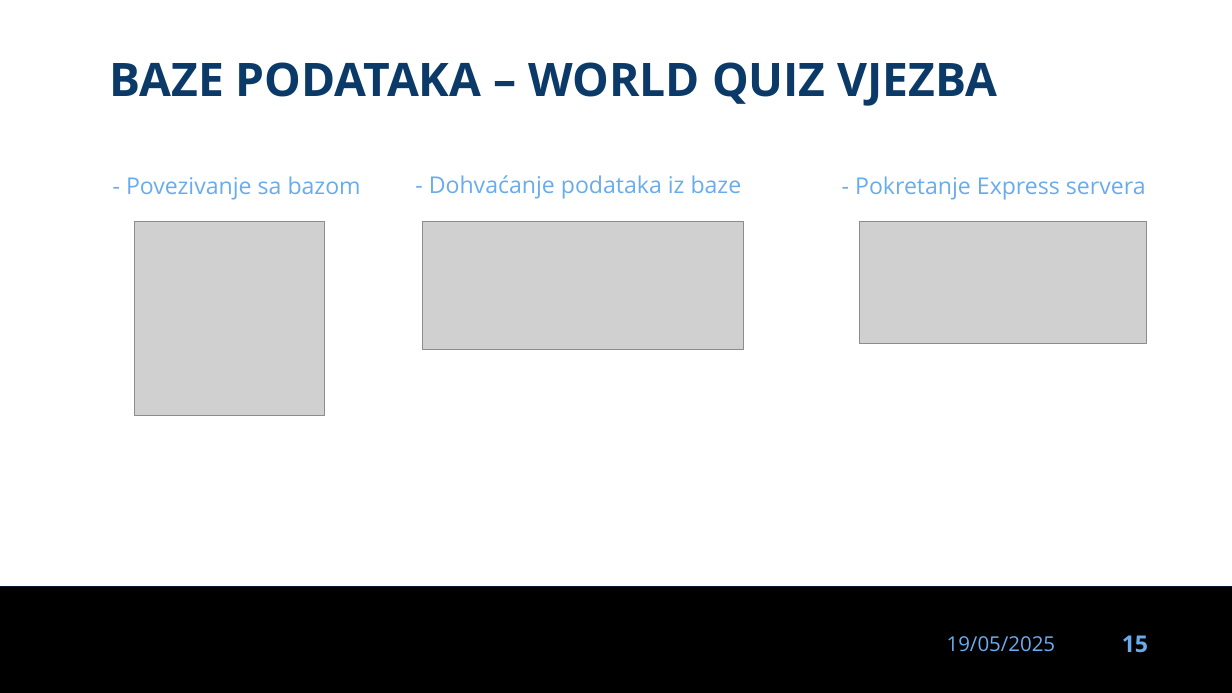
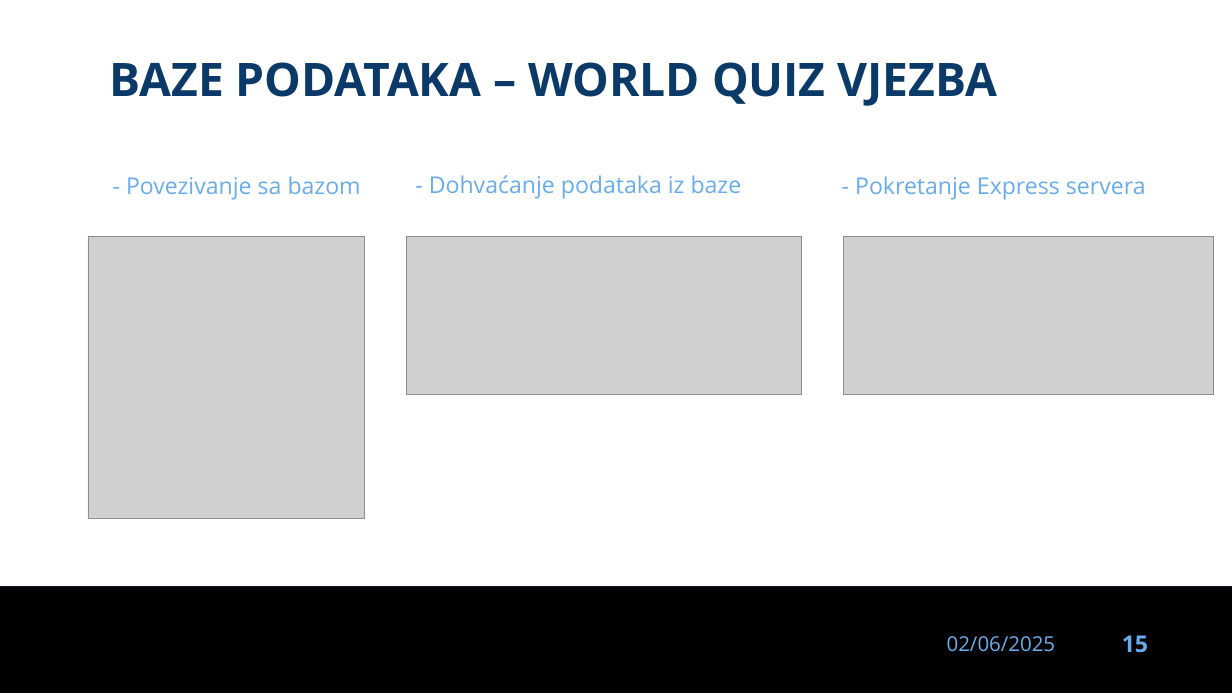
Before and after one commit to dinoDuvnjak/CTK, a slide deck: slide 15 of Bootcamp/DB-uvod/DB-uvod.pptx. Drawn at 1232x693 pixels with LibreOffice and Linux fonts; fonts in the diff are those of the drawing; grey boxes stand for pictures; background and template pictures are left out. Boxes give left, top, right and bottom in pixels: in the first picture for what was removed or moved away, otherwise in the second. Text is boxed around its words. In the diff, an @@ line names an element or a change of style, - is before the commit and + after.

```diff
--- a/Bootcamp/DB-uvod/DB-uvod.pptx
+++ b/Bootcamp/DB-uvod/DB-uvod.pptx
@@ picture resized from (x1=134, y1=222, x2=324, y2=416) to (x1=88, y1=237, x2=364, y2=518) @@
@@ picture resized from (x1=422, y1=222, x2=743, y2=350) to (x1=407, y1=237, x2=802, y2=395) @@
@@ picture resized from (x1=860, y1=222, x2=1146, y2=344) to (x1=844, y1=237, x2=1214, y2=395) @@
@@ text at (x1=947, y1=636, x2=1056, y2=652): text changed @@
-19/05/2025
+02/06/2025
```
Also in this commit, not shown: 29 other slides changed, 1 slide added, 1 slide removed, 8 other files.
